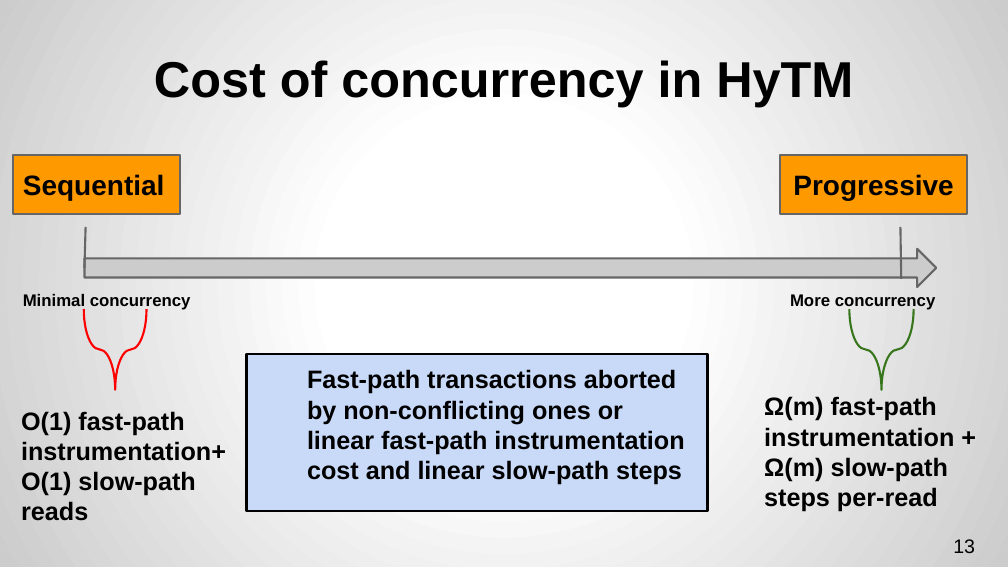
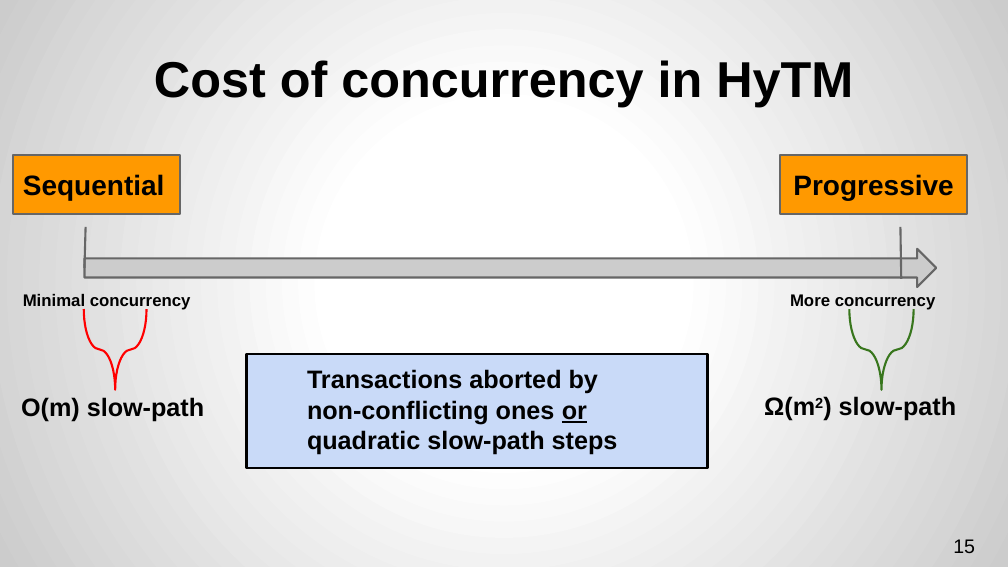
Before and after one commit to kryptos23/hytm, a slide deck: slide 15 of disc/talk/talk.v2.pptx (slide 13 before the commit). Drawn at 1008x567 pixels with LibreOffice and Linux fonts; fonts in the diff are those of the drawing. Boxes give left, top, right and bottom in pixels: in the first picture for what was removed or moved away, otherwise in the second. Text is boxed around its words. In the diff, an @@ line names an element or a change of style, - is before the commit and + after.

Commit message:
More work on the talk.

```diff
--- a/disc/talk/talk.v2.pptx
+++ b/disc/talk/talk.v2.pptx
@@ rectangle "Transactions aborted by non-conflicting ones ...": place and size @@
-rectangle "Transactions aborted by non-conflicting ones ..." at (247, 354, 708, 511)
+rectangle "Transactions aborted by non-conflicting ones ..." at (247, 354, 708, 469)
@@ text in rectangle at (307, 369, 618, 455): text changed @@
-Fast-path transactions aborted by non-conflicting ones or linear fast-path instrumentation cost and linear slow-path steps
+Transactions aborted by
+non-conflicting ones or
+quadratic slow-path steps
@@ text at (21, 397, 204, 422): text changed @@
-O(1) fast-path instrumentation+O(1) slow-path reads
+O(m) slow-path
@@ text at (764, 396, 956, 421): text changed @@
-Ω(m) fast-path instrumentation + Ω(m) slow-path steps per-read
+Ω(m2) slow-path
@@ page number at (953, 539, 975, 553): text changed @@
-13
+15
```
Also in this commit, not shown: 4 other slides changed, 3 slides added, 2 slides removed.
